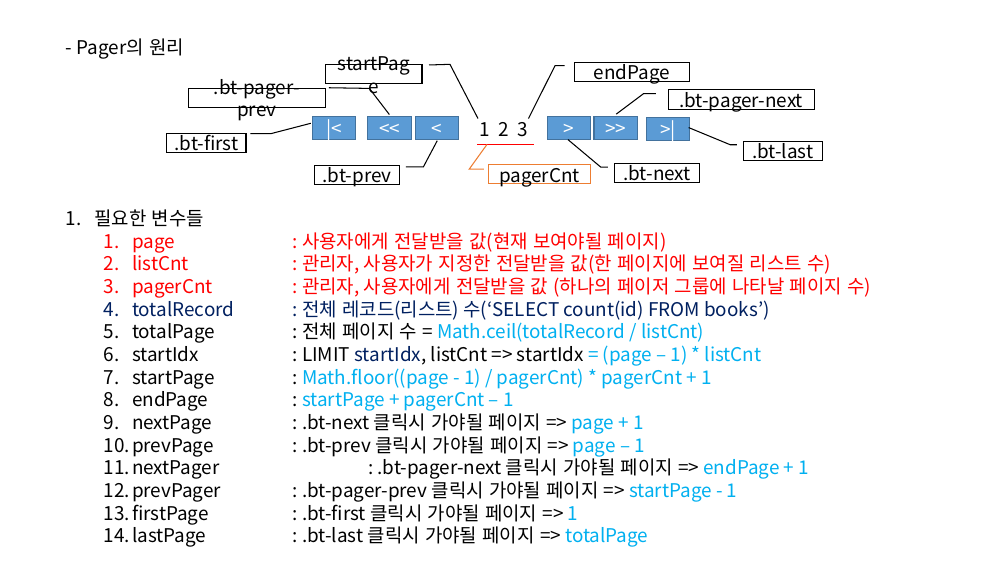
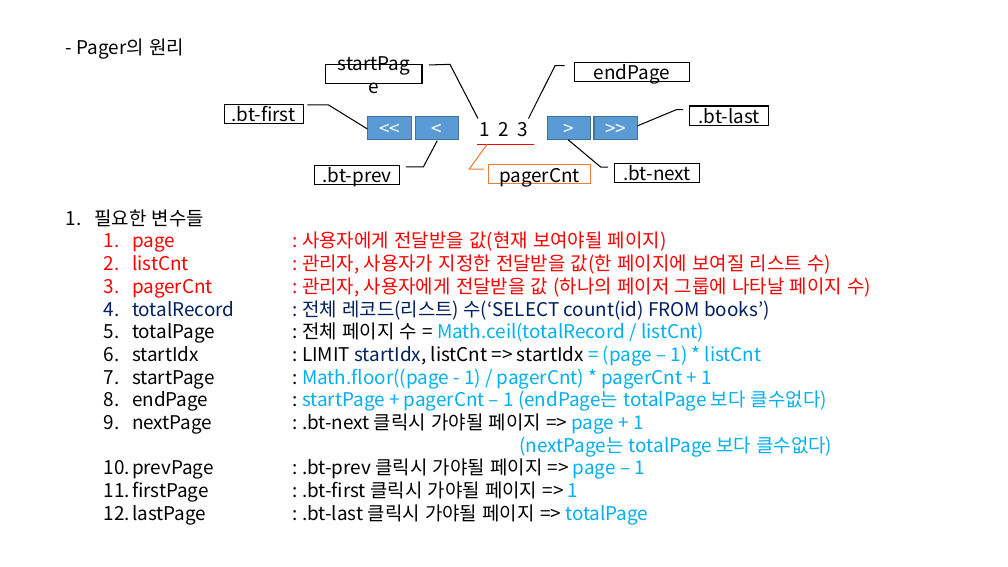
Before and after one commit to booldook/2020-kn-node4-04-board, a slide deck: slide 1 of 페이징개념.pptx. Drawn at 1008x567 pixels with LibreOffice and Linux fonts; fonts in the diff are those of the drawing. Boxes give left, top, right and bottom in pixels: in the first picture for what was removed or moved away, otherwise in the second. Text is boxed around its words. In the diff, an @@ line names an element or a change of style, - is before the commit and + after.

```diff
--- a/페이징개념.pptx
+++ b/페이징개념.pptx
@@ border callout ".bt-first": place and size @@
-border callout ".bt-first" at (167,134,247,153)
+border callout ".bt-first" at (224,105,303,124)
@@ border callout ".bt-first" at (224,105,303,124): proportions changed @@
@@ group removed at (188,88,815,141): 2 border callouts, 2 rectangles @@
-.bt-pager-next
-.bt-pager-prev
->|
-|<
@@ border callout ".bt-last" at (690,106,769,125): proportions changed @@
@@ border callout ".bt-last": place and size @@
-border callout ".bt-last" at (743,141,823,160)
+border callout ".bt-last" at (690,106,769,125)
@@ text at (302,387,832,457): text changed; text colour #000000 to #00B0F0 @@
-  8. endPage : startPage + pagerCnt – 1
-  9. nextPage : .bt-next 클릭시 가야될 페이지 => page + 1
+  8. endPage : startPage + pagerCnt – 1 (endPage는 totalPage 보다 클수없다)
+  9. nextPage : .bt-next 클릭시 가야될 페이지 => page + 1
+     (nextPage는 totalPage 보다 클수없다)
@@ text at (302,455,809,502): paragraphs removed @@
-  11. nextPager : .bt-pager-next 클릭시 가야될 페이지 => endPage + 1
-  12. prevPager : .bt-pager-prev 클릭시 가야될 페이지 => startPage - 1
```
Also in this commit, not shown: 1 other file.
